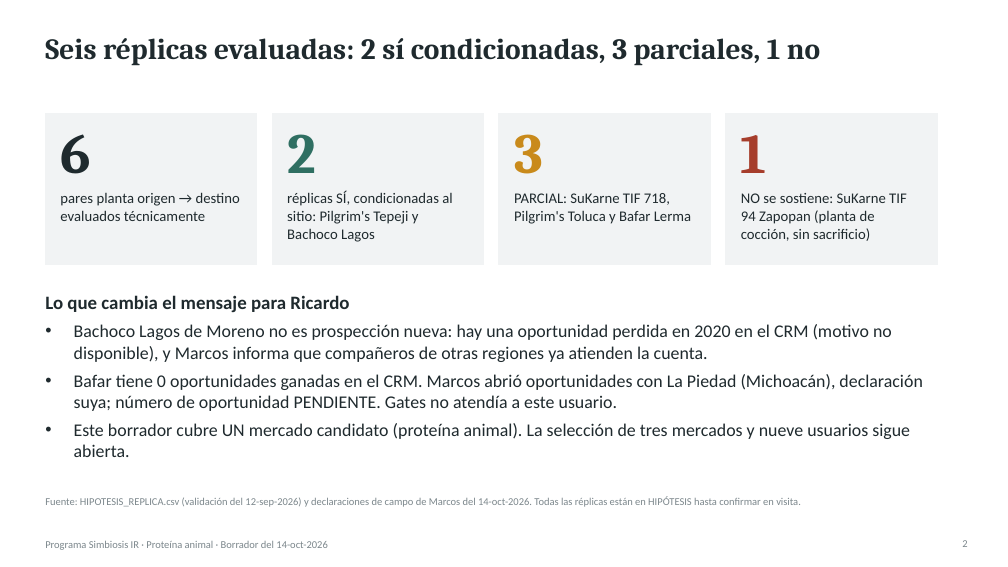
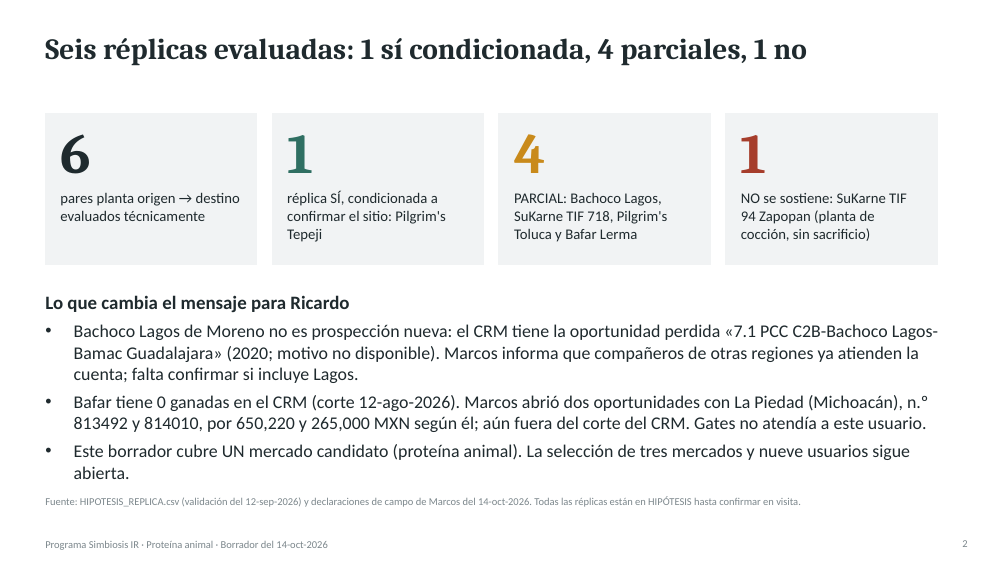
Before and after one commit to Marckqalex/Simbiosis-IR, a slide deck: slide 2 of entregables/Simbiosis_IR_Proteina_Animal_Entregable1.pptx. Drawn at 1008x567 pixels with LibreOffice and Linux fonts; fonts in the diff are those of the drawing. Boxes give left, top, right and bottom in pixels: in the first picture for what was removed or moved away, otherwise in the second. Text is boxed around its words. In the diff, an @@ line names an element or a change of style, - is before the commit and + after.

```diff
--- a/entregables/Simbiosis_IR_Proteina_Animal_Entregable1.pptx
+++ b/entregables/Simbiosis_IR_Proteina_Animal_Entregable1.pptx
@@ title at [45, 38, 807, 66]: text changed @@
-Seis réplicas evaluadas: 2 sí condicionadas, 3 parciales, 1 no
+Seis réplicas evaluadas: 1 sí condicionada, 4 parciales, 1 no
@@ text at [287, 135, 313, 173]: text changed @@
-2
+1
@@ text at [514, 134, 545, 173]: text changed @@
-3
+4
@@ text at [287, 191, 446, 242]: text changed @@
-réplicas SÍ, condicionadas al sitio: Pilgrim's Tepeji y Bachoco Lagos
+réplica SÍ, condicionada a confirmar el sitio: Pilgrim's Tepeji
@@ text at [514, 193, 668, 242]: text changed @@
-PARCIAL: SuKarne TIF 718, Pilgrim's Toluca y Bafar Lerma
+PARCIAL: Bachoco Lagos, SuKarne TIF 718, Pilgrim's Toluca y Bafar Lerma
@@ text at [74, 324, 938, 432]: text changed @@
-• Bachoco Lagos de Moreno no es prospección nueva: hay una oportunidad perdida en 2020 en el CRM (motivo no disponible), y Marcos informa que compañeros de otras regiones ya atienden la cuenta.
-• Bafar tiene 0 oportunidades ganadas en el CRM. Marcos abrió oportunidades con La Piedad (Michoacán), declaración suya; número de oportunidad PENDIENTE. Gates no atendía a este usuario.
+• Bachoco Lagos de Moreno no es prospección nueva: el CRM tiene la oportunidad perdida «7.1 PCC C2B-Bachoco Lagos- Bamac Guadalajara» (2020; motivo no disponible). Marcos informa que compañeros de otras regiones ya atienden la cuenta; falta confirmar si incluye Lagos.
+• Bafar tiene 0 ganadas en el CRM (corte 12-ago-2026). Marcos abrió dos oportunidades con La Piedad (Michoacán), n.º 813492 y 814010, por 650,220 y 265,000 MXN según él; aún fuera del corte del CRM. Gates no atendía a este usuario.
```
Also in this commit, not shown: 7 other slides changed, 1 slide added, 8 other files.
